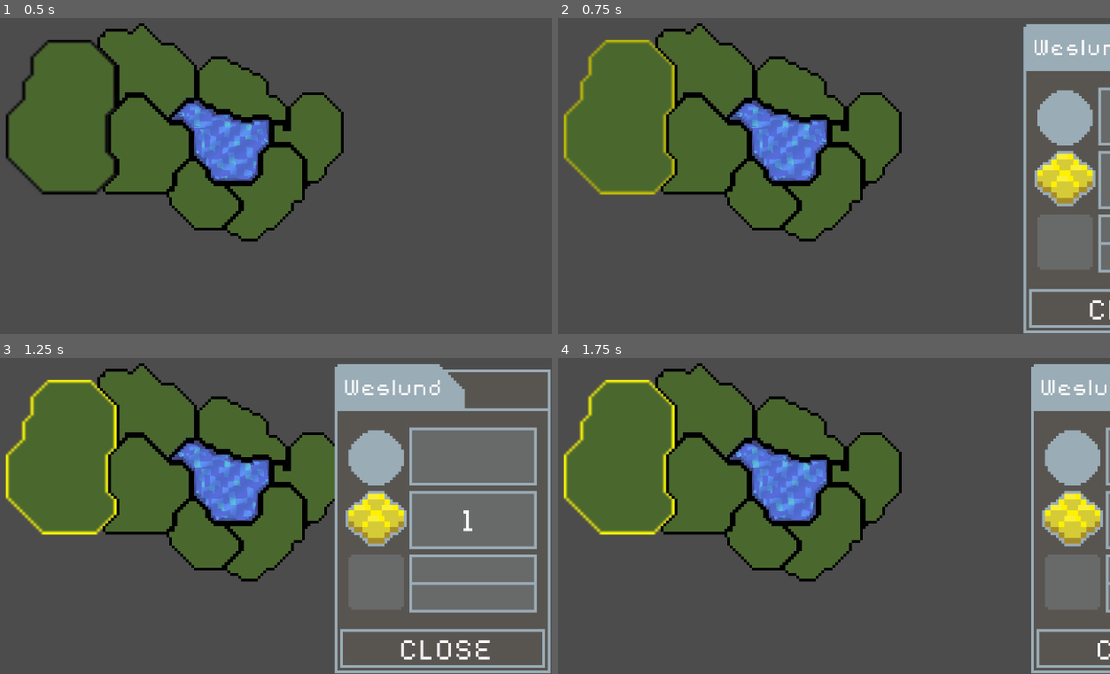
Above: before the commit, frames 1-4 (two rows, left to right).
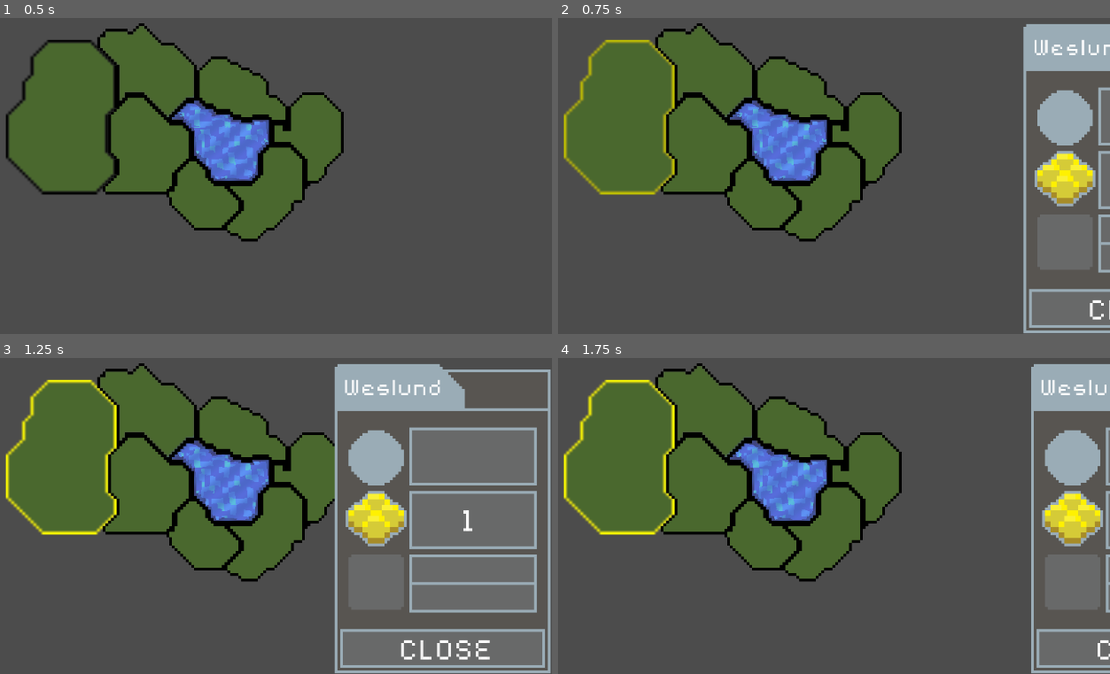
Above: after the commit, the same moments.

Repository: Raelr/StrategyGame
Game: Godot game, scene res://Scenes/World.tscn
Same seed, same stepped clock (60 frames per second), same inputs: the game is played once before the commit and once after it.
Inputs (mouse positions are in pixels of both pictures, inside the frame that each line leads up to):
- Up to frame 1 (0.5 s): no input
- Up to frame 2 (0.75 s): tap Enter at 0.5 s; move the mouse to (618, 115) at 0.52 s; press the mouse at (618, 115) at 0.53 s
- Up to frame 3 (1.25 s): right-click (60, 455) at 0.8 s
- Up to frame 4 (1.75 s): release the mouse at (618, 455) at 1.28 s; right-click (618, 455) at 1.35 s; click (618, 455) at 1.55 s

Frame 1 is identical in both runs. In frame 2, less than 0.1% of the frame differs, in the area x 85-100%, y 86-98%; in frame 3, less than 0.1%; in frame 4, less than 0.1%.

Commit message:
Finished the button for closing the region menu

Diff:
--- a/Scenes/Button.tscn
+++ b/Scenes/Button.tscn
@@ -16,9 +16,8 @@
 shape = SubResource( 1 )
 
 [node name="ButtonOutline" type="Sprite" parent="."]
-modulate = Color( 0.34902, 0.337255, 0.321569, 1 )
+modulate = Color( 0.411765, 0.415686, 0.415686, 1 )
 show_behind_parent = true
-position = Vector2( 0, -0.178741 )
 texture = ExtResource( 1 )
 
 [node name="ButtonBorder" type="Sprite" parent="."]
--- a/Scenes/RegionPanel.tscn
+++ b/Scenes/RegionPanel.tscn
@@ -92,7 +92,6 @@
 script = ExtResource( 3 )
 
 [node name="RegionPanel" type="Sprite" parent="."]
-position = Vector2( -0.162323, 0 )
 texture = ExtResource( 1 )
 
 [node name="AnimationPlayer" type="AnimationPlayer" parent="RegionPanel"]
@@ -131,11 +130,11 @@
 "_edit_use_anchors_": false
 }
 
-[node name="ButtonBorder" parent="RegionPanel" instance=ExtResource( 4 )]
-position = Vector2( 0.0673828, 47.0694 )
+[node name="Button" parent="RegionPanel" instance=ExtResource( 4 )]
+position = Vector2( 0, 46.921 )
 border_idle = Color( 0.607843, 0.678431, 0.717647, 1 )
 fill_idle = Color( 0.411765, 0.415686, 0.415686, 1 )
 border_hover = Color( 0.607843, 0.678431, 0.717647, 1 )
-fill_hover = Color( 0.34902, 0.337255, 0.321569, 1 )
+fill_hover = Color( 0.25098, 0.243137, 0.247059, 1 )
 border_click = Color( 0.411765, 0.415686, 0.415686, 1 )
 fill_click = Color( 0.607843, 0.678431, 0.717647, 1 )
--- a/Scenes/World.tscn
+++ b/Scenes/World.tscn
@@ -225,10 +225,7 @@
 current = true
 zoom = Vector2( 0.25, 0.25 )
 
-[node name="CanvasLayer" type="CanvasLayer" parent="."]
-follow_viewport_enable = true
-
-[node name="RegionPanel" parent="CanvasLayer" instance=ExtResource( 25 )]
+[node name="RegionPanel" parent="." instance=ExtResource( 25 )]
 position = Vector2( 666.793, 303.551 )
 
 [editable path="Water"]
--- a/Scripts/Button.gd
+++ b/Scripts/Button.gd
@@ -1,4 +1,3 @@
-tool
 extends Node2D
 
 export (Color) var border_idle
@@ -8,17 +7,28 @@
 export (Color) var border_click
 export (Color) var fill_click
 
+var retracting = false
+
 func _input_event(viewport, event, shape_idx):
 	if event is InputEventMouseButton:
 		if event.pressed:
-			if Input.is_action_pressed("lmb"):
+			if Input.is_action_just_pressed("lmb"):
+				retracting = true
+				$ButtonOutline.modulate = fill_click
+				$ButtonBorder.modulate = border_click
 				get_parent().get_parent().deactivate_panel()
 
 func on_mouse_exit():
-	pass
+	if not retracting:
+		$ButtonOutline.modulate = fill_idle
+		$ButtonBorder.modulate = border_idle
 
+func reset():
+	retracting = false
+	$ButtonOutline.modulate = fill_idle
+	$ButtonBorder.modulate = border_idle
 
 func on_hover():
-	print("MOUSE")
-	$ButtonOutline.modulate = fill_hover
-	$ButtonBorder.modulate = border_hover
+	if not retracting:
+		$ButtonOutline.modulate = fill_hover
+		$ButtonBorder.modulate = border_hover
--- a/Scripts/RegionPanel.gd
+++ b/Scripts/RegionPanel.gd
@@ -10,6 +10,7 @@
 		$RegionPanel/AnimationPlayer.current_animation = "activated"
 		$RegionPanel/AnimationPlayer.queue("idle")
 		$RegionPanel/AnimationPlayer.play()
+		$RegionPanel/Button.reset()
 		is_activated = true
 
 func deactivate_panel():
--- a/Scripts/WorldManager.gd
+++ b/Scripts/WorldManager.gd
@@ -1,7 +1,7 @@
 extends Node2D
 
 func disable_region_ui():
-	$CanvasLayer/RegionPanel.deactivate_panel()
+	$RegionPanel.deactivate_panel()
 
 func populate_ui(region_name, wealth):
-	$CanvasLayer/RegionPanel.update_panel(region_name, wealth)
+	$RegionPanel.update_panel(region_name, wealth)
